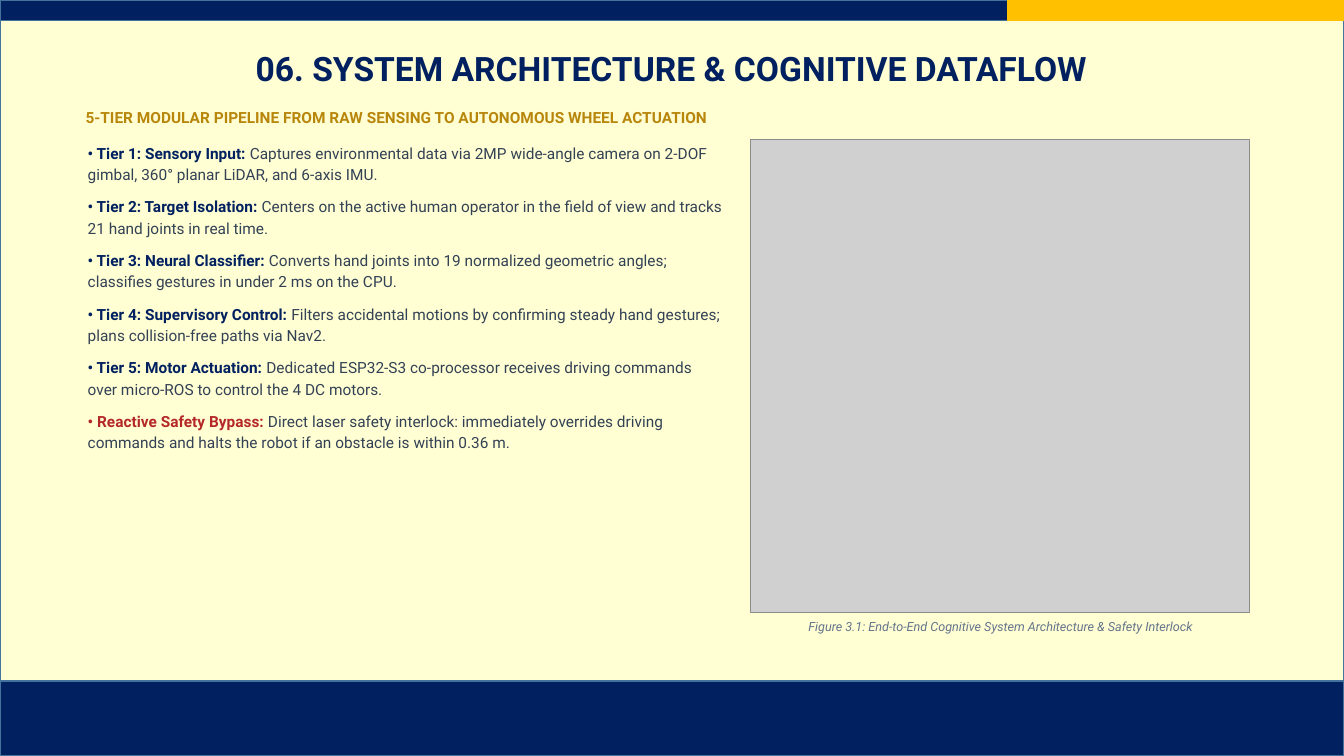
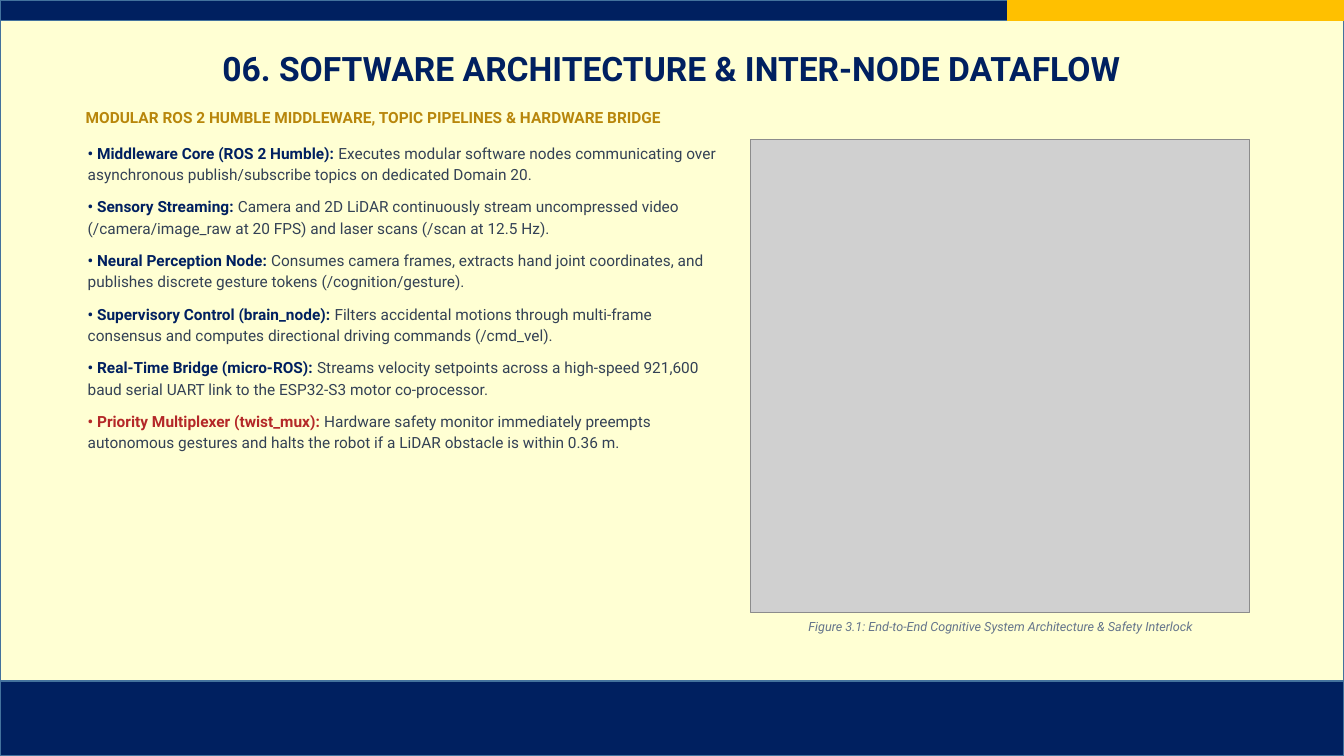
Before and after one commit to AJFACULTY/Intention-Recognition, a slide deck: slide 8 of write_up/Project Final Defense Slides_FINAL.pptx. Drawn at 1344x756 pixels with LibreOffice and Linux fonts; fonts in the diff are those of the drawing; grey boxes stand for pictures; background and template pictures are left out. Boxes give left, top, right and bottom in pixels: in the first picture for what was removed or moved away, otherwise in the second. Text is boxed around its words. In the diff, an @@ line names an element or a change of style, - is before the commit and + after.

Commit message:
feat(slides): pivot Slide 8 to Software Architecture & Inter-Node Dataflow

```diff
--- a/write_up/Project Final Defense Slides_FINAL.pptx
+++ b/write_up/Project Final Defense Slides_FINAL.pptx
@@ title at (222, 56, 1120, 82): text changed @@
-06. SYSTEM ARCHITECTURE & COGNITIVE DATAFLOW
+06. SOFTWARE ARCHITECTURE & INTER-NODE DATAFLOW
@@ text at (86, 112, 660, 126): text changed @@
-5-TIER MODULAR PIPELINE FROM RAW SENSING TO AUTONOMOUS WHEEL ACTUATION
+MODULAR ROS 2 HUMBLE MIDDLEWARE, TOPIC PIPELINES & HARDWARE BRIDGE
@@ text at (88, 147, 715, 451): text changed @@
-• Tier 1: Sensory Input: Captures environmental data via 2MP wide-angle camera on 2-DOF gimbal, 360° planar LiDAR, and 6-axis IMU.
-• Tier 2: Target Isolation: Centers on the active human operator in the field of view and tracks 21 hand joints in real time.
-• Tier 3: Neural Classifier: Converts hand joints into 19 normalized geometric angles; classifies gestures in under 2 ms on the CPU.
-• Tier 4: Supervisory Control: Filters accidental motions by confirming steady hand gestures; plans collision-free paths via Nav2.
-• Tier 5: Motor Actuation: Dedicated ESP32-S3 co-processor receives driving commands over micro-ROS to control the 4 DC motors.
-• Reactive Safety Bypass: Direct laser safety interlock: immediately overrides driving commands and halts the robot if an obstacle is within 0.36 m.
+• Middleware Core (ROS 2 Humble): Executes modular software nodes communicating over asynchronous publish/subscribe topics on dedicated Domain 20.
+• Sensory Streaming: Camera and 2D LiDAR continuously stream uncompressed video (/camera/image_raw at 20 FPS) and laser scans (/scan at 12.5 Hz).
+• Neural Perception Node: Consumes camera frames, extracts hand joint coordinates, and publishes discrete gesture tokens (/cognition/gesture).
+• Supervisory Control (brain_node): Filters accidental motions through multi-frame consensus and computes directional driving commands (/cmd_vel).
+• Real-Time Bridge (micro-ROS): Streams velocity setpoints across a high-speed 921,600 baud serial UART link to the ESP32-S3 motor co-processor.
+• Priority Multiplexer (twist_mux): Hardware safety monitor immediately preempts autonomous gestures and halts the robot if a LiDAR obstacle is within 0.36 m.
```
Also in this commit, not shown: 3 other files.
